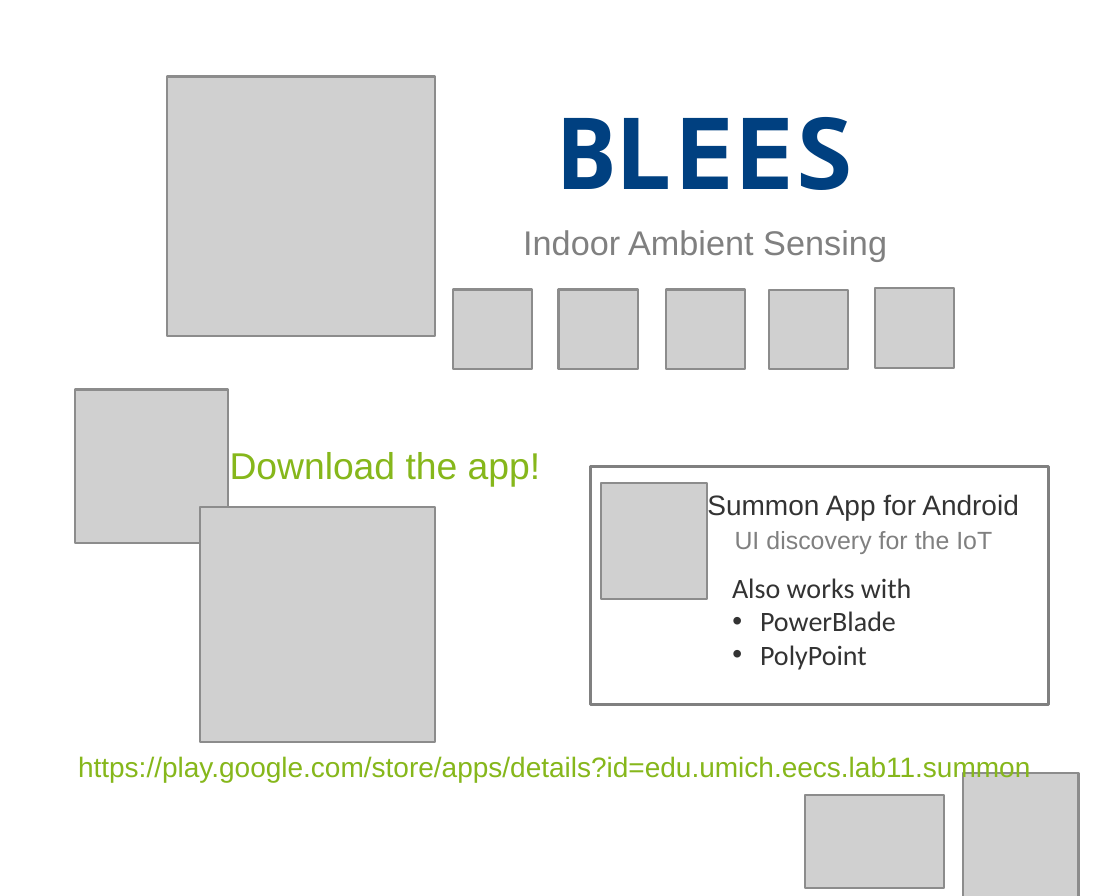
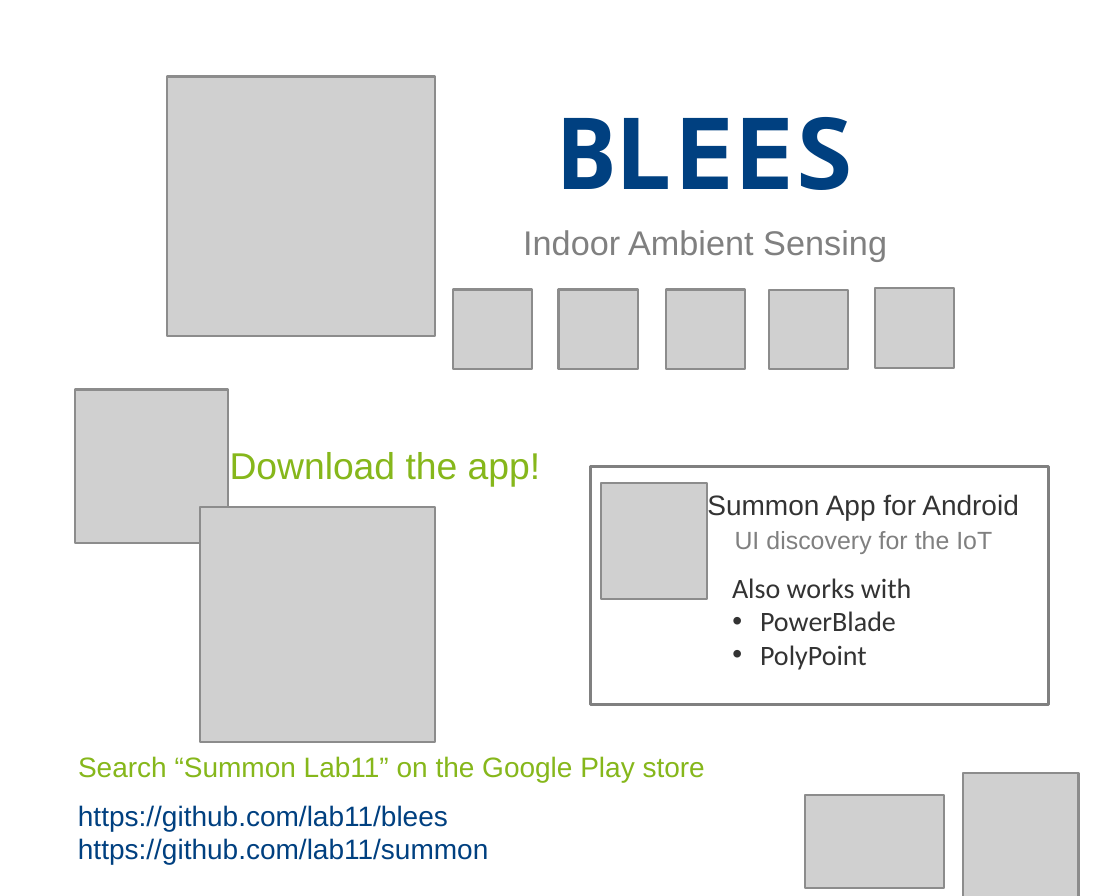
Before and after one commit to lab11/blees, a slide deck: slide 1 of media/info_sign.pptx. Drawn at 1120x896 pixels with LibreOffice and Linux fonts; fonts in the diff are those of the drawing; grey boxes stand for pictures. Boxes give left, top, right and bottom in pixels: in the first picture for what was removed or moved away, otherwise in the second. Text is boxed around its words. In the diff, an @@ line names an element or a change of style, - is before the commit and + after.

Commit message:
update blees poster with urls

```diff
--- a/media/info_sign.pptx
+++ b/media/info_sign.pptx
@@ text at [78,756,705,782]: text changed @@
-https://play.google.com/store/apps/details?id=edu.umich.eecs.lab11.summon
+Search “Summon Lab11” on the Google Play store
@@ text added at [78,805,488,865], 9 pt, text #004080 @@
+https://github.com/lab11/blees
+https://github.com/lab11/summon
```
